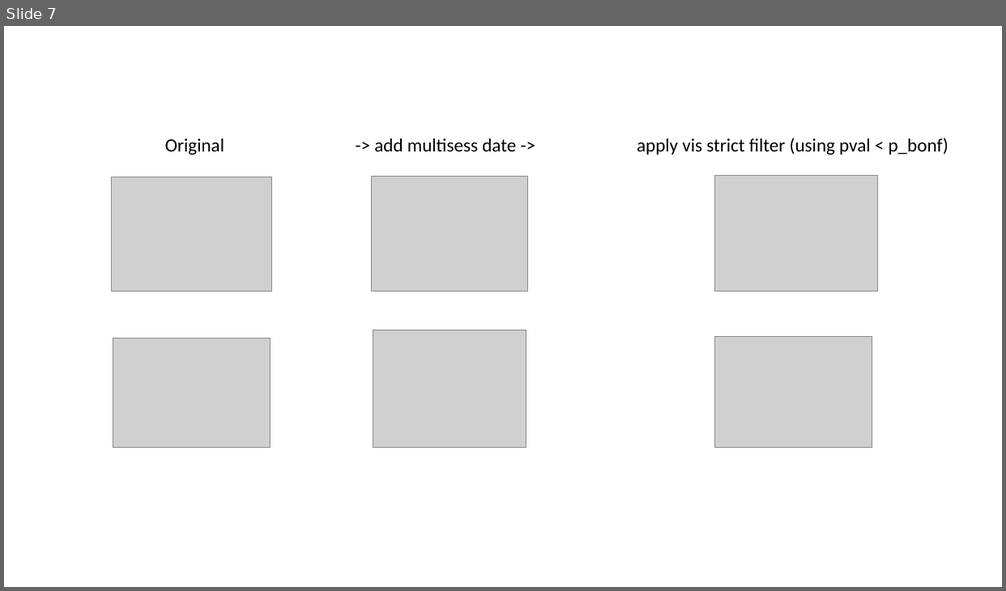
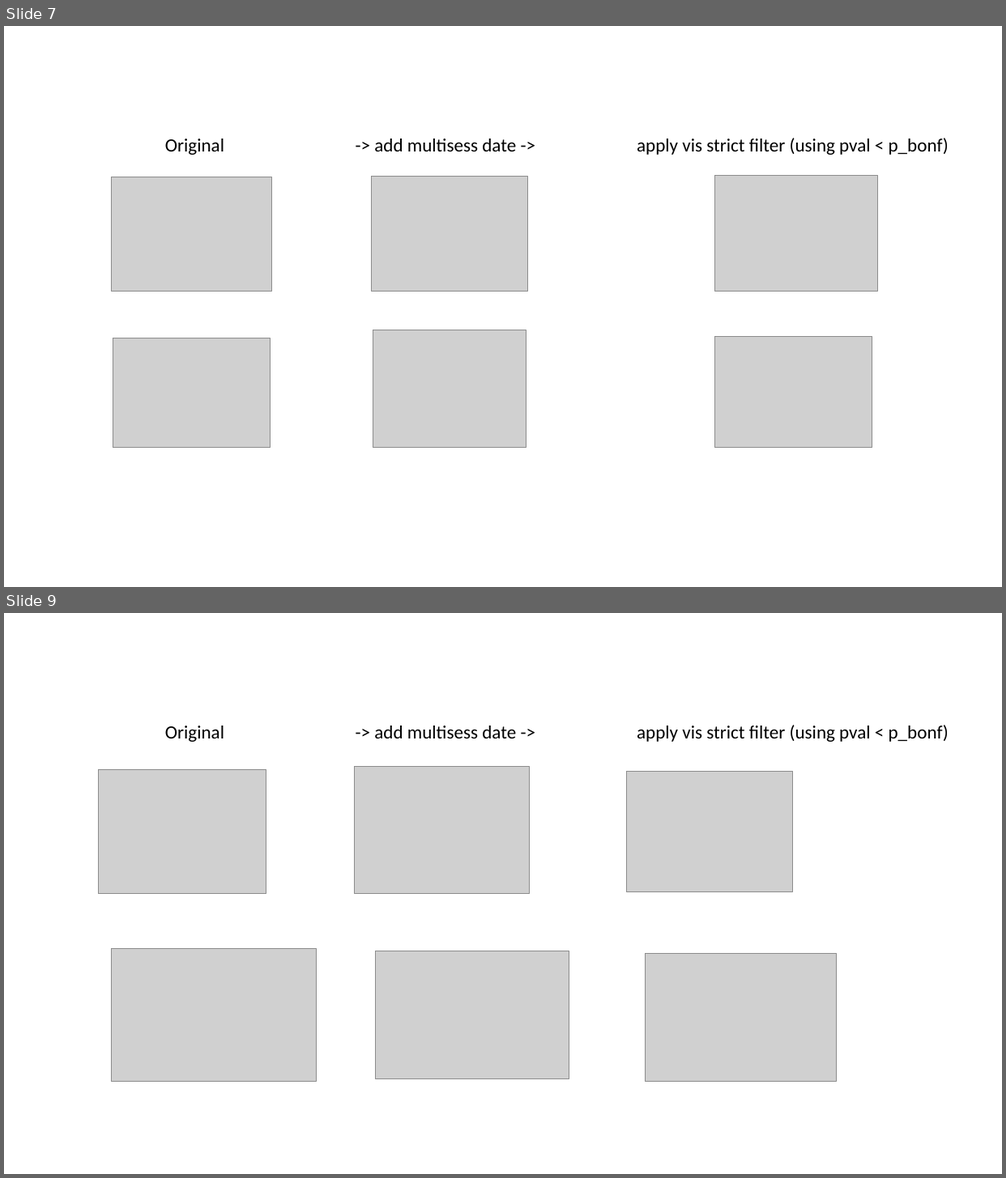
Before and after one commit to lanluo9/inter, a slide deck: results/add 8ori_2isi_multisess, and apply vis strict filter/compare.pptx. Shown one above the other, each under a label of ours: slide 7 before the commit, slides 7 and 9 after it; the slides between them are not shown. The pictures are 1006x591 and 1006x1178 pixels, drawn with LibreOffice and Linux fonts; fonts in the diff are those of the drawing; grey boxes stand for pictures. Boxes give left, top, right and bottom in pixels: in the first picture for what was removed or moved away, otherwise in the second. Text is boxed around its words. In the diff, an @@ line names an element or a change of style, - is before the commit and + after.

Commit message:
rerun decorr with multisess date

```diff
--- a/results/add 8ori_2isi_multisess, and apply vis strict filter/compare.pptx
+++ b/results/add 8ori_2isi_multisess, and apply vis strict filter/compare.pptx
@@ slide 9 added at <box>4,613,1002,1174</box>, background #FFFFFF @@
@@ text added at <box>165,725,948,742</box>, 18 pt, text #000000 @@
+Original -> add multisess date -> apply vis strict filter (using pval < p_bonf)
@@ picture added at <box>98,769,266,895</box> @@
@@ picture added at <box>355,766,529,894</box> @@
@@ picture added at <box>627,771,793,892</box> @@
@@ picture added at <box>111,949,316,1082</box> @@
@@ picture added at <box>375,952,569,1080</box> @@
@@ picture added at <box>646,954,837,1082</box> @@
```
Also in this commit, not shown: 1 other slide added, 1 other file.
